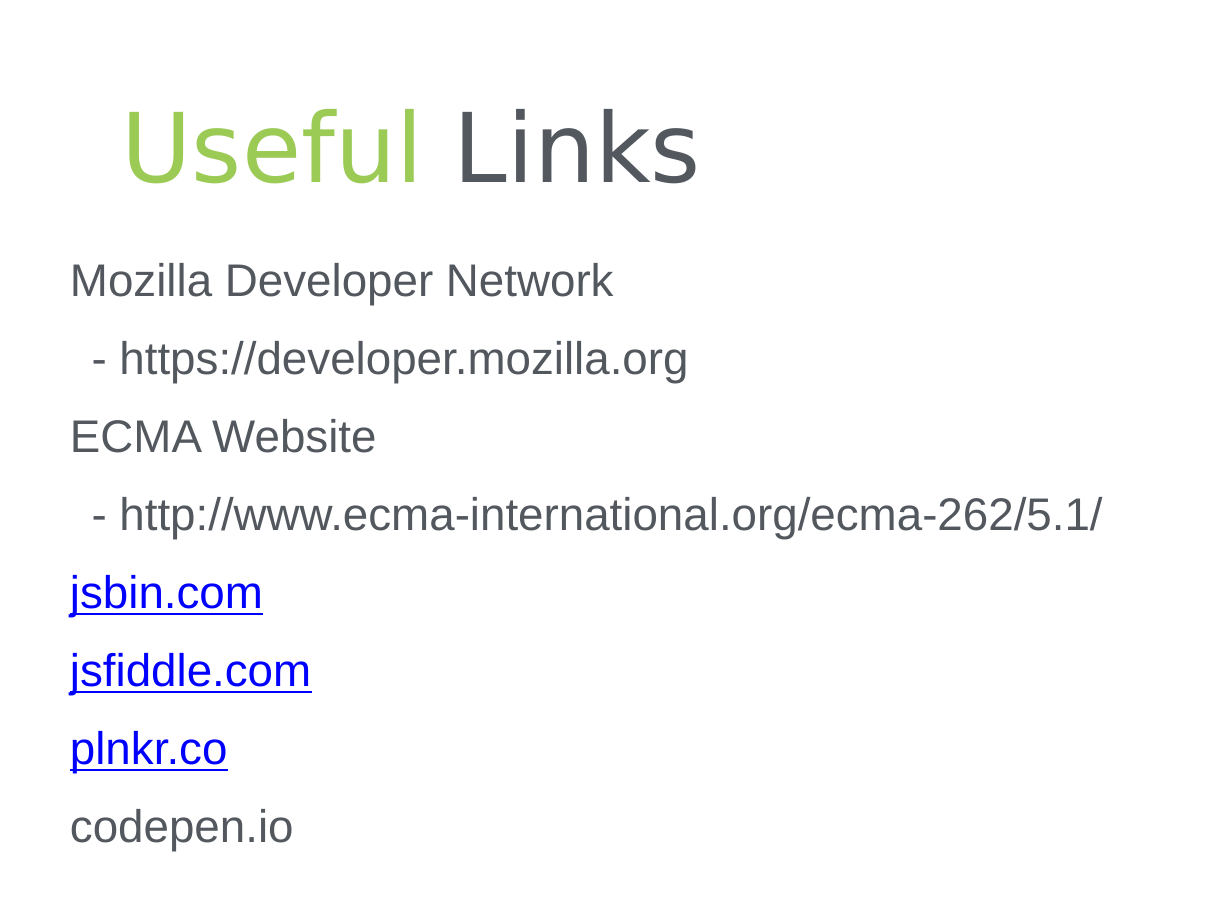
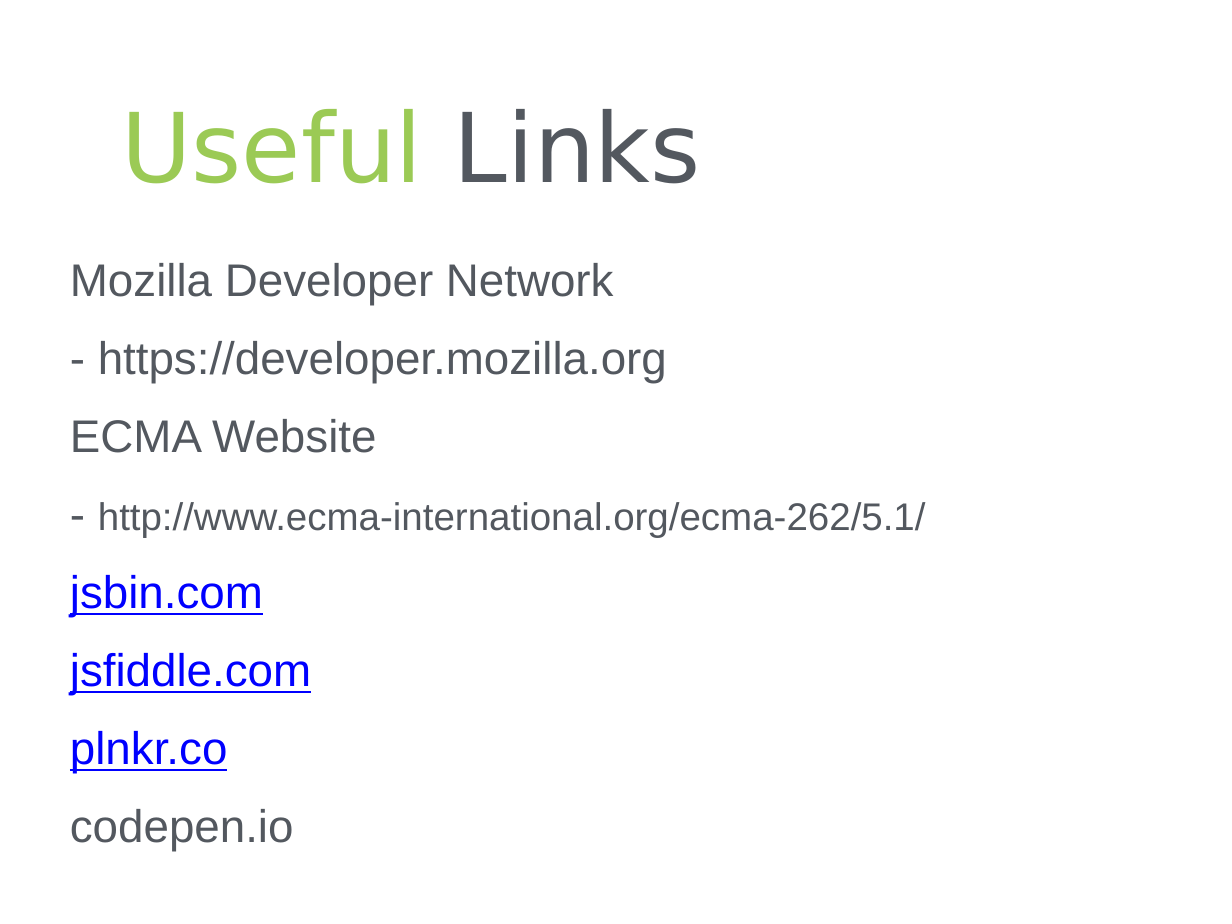
Before and after one commit to leebrandt/Presentations, a slide deck: slide 24 of JavaScriptLevelUp/JavascriptLevelUp.pptx (slide 22 before the commit). Drawn at 1232x924 pixels with LibreOffice and Linux fonts; fonts in the diff are those of the drawing; background and template pictures are left out. Boxes give left, top, right and bottom in pixels: in the first picture for what was removed or moved away, otherwise in the second. Text is boxed around its words. In the diff, an @@ line names an element or a change of style, - is before the commit and + after.

```diff
--- a/JavaScriptLevelUp/JavascriptLevelUp.pptx
+++ b/JavaScriptLevelUp/JavascriptLevelUp.pptx
@@ text at box(98, 341, 926, 538): size 38 to 32 pt in "http://www.ecma-international.org/ecma-262/5.1/"; list level 2 to 1 in "- https://developer.mozilla.org"; list level 2 to 1 in "- http://www.ecma-international.org/ecma-262/5.1/" @@
```
Also in this commit, not shown: 12 other slides changed, 4 slides added, 2 slides removed, 8 other files.
